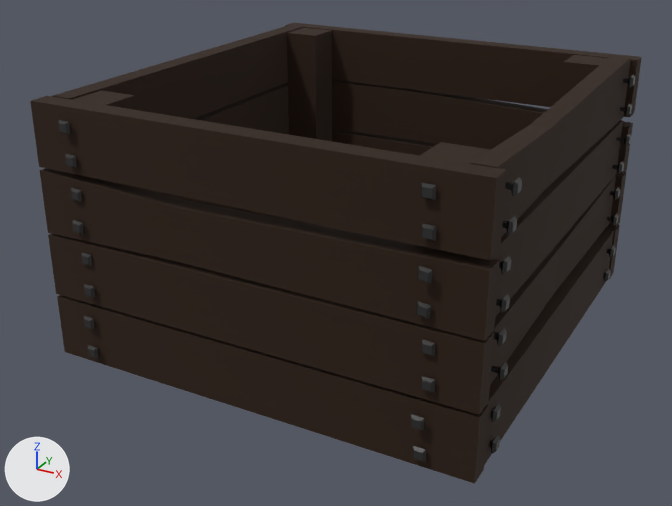
Renders of the glTF model Projects/Game/Resources/Models/Scene1/WoodenCrate.glb from each side of a commit.
One viewpoint serves both versions: a 50 mm camera at (1.96, -3.93, 2.25) aimed at (-0.11, -0.17, 0.37). Every picture has the same lights, and +X, +Y and +Z are marked at lower left. Where no turn or scale is listed for an object, it has been applied to the vertices. Vertices at the same position are counted once.

Before the edit, the objects in view are built like this:
```python
ob_bottomplanks = bpy.data.objects.new('BottomPlanks', me_cube_006)
ob_bottomplanks.location = (-0.05, 0.8, 0.05)
ob_eastplanks = bpy.data.objects.new('EastPlanks', me_cube_014)
ob_eastplanks.location = (0.925, 0.0, 1.087)
ob_nails = bpy.data.objects.new('Nails', me_cube_028)
ob_nails.location = (-0.9, -1.081, 1.15)
ob_northplanks = bpy.data.objects.new('NorthPlanks', me_cube_022)
ob_northplanks.location = (-0.05, 1.048, 1.084)
ob_pillerplanks = bpy.data.objects.new('PillerPlanks', me_cube_009)
ob_pillerplanks.location = (-0.884, 0.901, 0.23)
ob_southplanks = bpy.data.objects.new('SouthPlanks', me_cube_023)
ob_southplanks.location = (-0.05, -1.052, 1.084)
ob_southplanks.rotation_euler = (-1.571, 1.571, 0.0)  # degrees (-90, 90, 0)
ob_southplanks.scale = (1.0, 1.06, 1.0)
ob_westplanks = bpy.data.objects.new('WestPlanks', me_cube_018)
ob_westplanks.location = (-1.054, 0.0, 0.14)
```
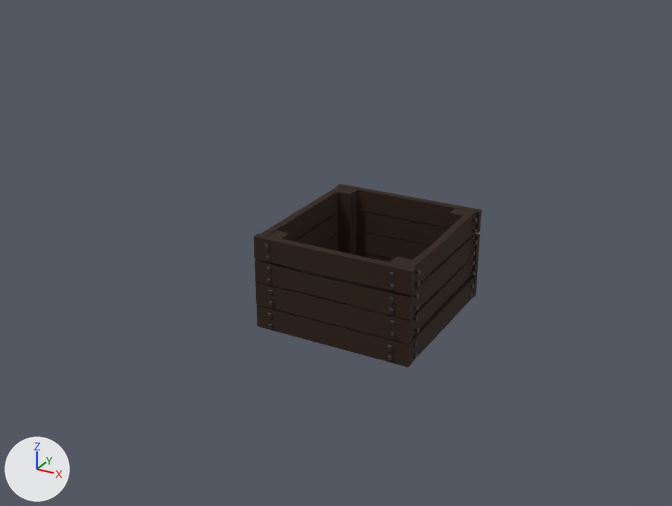
What differs and where, as boxes (x1, y1, x2, y2) in the pictures (672 x 506 px; the box of a moved part takes in the faces that stretch with it):
'SouthPlanks', reshaped, moved, turned, rescaled: before (30, 96, 507, 484); after (254, 184, 482, 367)
'EastPlanks', deleted (black): before (470, 55, 631, 465)
'NorthPlanks', deleted (black): before (286, 23, 642, 280)
'WestPlanks', deleted: before (52, 25, 304, 214)
'PillerPlanks', deleted: before (71, 28, 608, 164)
'Nails', deleted (black): before (58, 75, 635, 462)
'BottomPlanks', deleted: before (258, 213, 355, 233)
part 1 of me_cube_023, moved or reshaped: before (30, 96, 507, 261); after (254, 234, 415, 295)
part 2 of me_cube_023, moved or reshaped: before (48, 234, 494, 415); after (256, 305, 413, 367)
part 3 of me_cube_023, moved or reshaped: before (57, 295, 489, 484); after (255, 282, 413, 344)
part 4 of me_cube_023, moved or reshaped: before (40, 168, 500, 341); after (255, 259, 414, 320)
part 5 of me_cube_023, added (black): after (412, 277, 474, 362)
part 6 of me_cube_023, added (black): after (412, 234, 475, 313)
part 7 of me_cube_023, added (black): after (336, 184, 482, 233)
part 8 of me_cube_023, added: after (356, 251, 477, 298)
part 9 of me_cube_023, added (black): after (356, 231, 479, 277)
part 10 of me_cube_023, added: after (337, 188, 357, 255)
part 11 of me_cube_023, added: after (390, 257, 412, 266)
part 12 of me_cube_023, added: after (268, 231, 289, 240)
part 13 of me_cube_023, added: after (449, 208, 468, 228)
part 14 of me_cube_023, added (black): after (294, 213, 338, 247)
part 15 of me_cube_023, added: after (261, 186, 345, 241)
part 16 of me_cube_023, added: after (265, 209, 480, 360)

Diff of the bpy script that builds the scene:
```diff
--- a/Projects/Game/Resources/Models/Scene1/WoodenCrate.glb.py
+++ b/Projects/Game/Resources/Models/Scene1/WoodenCrate.glb.py
@@ me_cube_023 @@
 # used by ob_southplanks; location = (-0.05, -1.052, 1.084); rotation_euler = (-1.571, 1.571, 0.0), in degrees (-90, 90, 0); scale = (1.0, 1.06, 1.0)
-me_cube_023.from_pydata(...)  # 36 vertices, 56 faces; spans x -0.15..1.1, y -1.0..1.0, z -0.05..0.05
+me_cube_023.from_pydata(...)  # 1528 vertices, 2628 faces; spans x -1.25..0.01, y -1.15..1.15, z -1.02..1.03
+# me_cube_023 part 1: the loose piece of 8 vertices spanning x -0.15..0.15, y -1.0..1.0, z -0.05..0.05 is turned -90 degrees about the x axis through its middle, then moved by (-1.09, -1.05, 0.0)
+# me_cube_023 part 2: the loose piece of 8 vertices spanning x 0.48..0.78, y -1.0..1.0, z -0.05..0.05 is turned -90 degrees about the x axis through its middle, then moved by (-0.77, -1.05, 0.0)
+# me_cube_023 part 3: the loose piece of 8 vertices spanning x 0.8..1.1, y -1.0..1.0, z -0.05..0.05 is turned -90 degrees about the x axis through its middle, then moved by (-1.4, -1.05, -0.01)
+# me_cube_023 part 4: the loose piece of 12 vertices spanning x 0.17..0.47, y -1.0..1.0, z -0.05..0.05 is turned -90 degrees about the x axis through its middle, then moved by (-1.09, -1.05, 0.0)
+# me_cube_023 part 5: a new loose piece, a box spanning x -0.293..0.007, y -0.998..1.002, z 0.897..0.992, in mat_plank (black #291400)
+# me_cube_023 part 6: a new loose piece, a box spanning x -0.916..-0.616, y -0.998..1.002, z 0.873..0.968, in mat_plank (black #291400)
+# me_cube_023 part 7: a new loose piece, a box spanning x -1.237..-0.937, y 0.999..1.099, z -1.0..1.0, in mat_plank (black #291400)
+# me_cube_023 part 8: a new loose piece, a box spanning x -0.291..0.009, y 1.004..1.104, z -1.0..1.0, in mat_plank (black #291400)
+# me_cube_023 part 9: a new loose piece, a box spanning x -0.608..-0.308, y 0.999..1.099, z -1.0..1.0, in mat_plank (black #291400)
+# me_cube_023 part 10: a new loose piece, a box spanning x -1.23..-0.03, y 0.8..1.0, z -0.88..-0.69, in mat_plank (black #291400)
+# me_cube_023 part 11: a new loose piece, a box spanning x -1.23..-0.03, y -1.0..-0.8, z 0.69..0.88, in mat_plank (black #291400)
+# me_cube_023 part 12: a new loose piece, a box spanning x -1.23..-0.03, y -1.0..-0.8, z -0.88..-0.69, in mat_plank (black #291400)
+# me_cube_023 part 13: a new loose piece, a box spanning x -1.23..-0.03, y 0.8..1.0, z 0.69..0.88, in mat_plank (black #291400)
+# me_cube_023 part 14: a new loose piece, a box spanning x -0.916..-0.616, y -0.998..1.002, z -0.972..-0.878, in mat_plank (black #291400)
+# me_cube_023 part 15: a new loose piece, a box spanning x -1.24..-0.94, y -0.998..1.002, z -0.972..-0.878, in mat_plank (black #291400)
+# me_cube_023 part 16: 1364 vertices added at x -1.25..0.01, y -1.15..1.15, z -1.02..1.03
 me_cube_023.materials.append(mat_plank)
+me_cube_023.materials.append(mat_metal)  # black #3a3a3a
@@ ob_bottomplanks @@
-ob_bottomplanks = bpy.data.objects.new('BottomPlanks', me_cube_006)
@@ ob_pillerplanks @@
-ob_pillerplanks = bpy.data.objects.new('PillerPlanks', me_cube_009)
@@ ob_eastplanks @@
-ob_eastplanks = bpy.data.objects.new('EastPlanks', me_cube_014)
@@ ob_westplanks @@
-ob_westplanks = bpy.data.objects.new('WestPlanks', me_cube_018)
@@ ob_northplanks @@
-ob_northplanks = bpy.data.objects.new('NorthPlanks', me_cube_022)
@@ ob_southplanks @@
 ob_southplanks = bpy.data.objects.new('SouthPlanks', me_cube_023)
-ob_southplanks.location = (-0.05, -1.052, 1.084)
-ob_southplanks.rotation_euler = (-1.571, 1.571, 0.0)  # degrees (-90, 90, 0)
-ob_southplanks.scale = (1.0, 1.06, 1.0)
+ob_southplanks.location = (0.0, 0.0, 0.0)
+ob_southplanks.rotation_euler = (0.0, 1.571, 0.0)  # degrees (0, 90, 0)
+ob_southplanks.scale = (0.4, 0.4, 0.423)
@@ ob_nails @@
-ob_nails = bpy.data.objects.new('Nails', me_cube_028)
```
